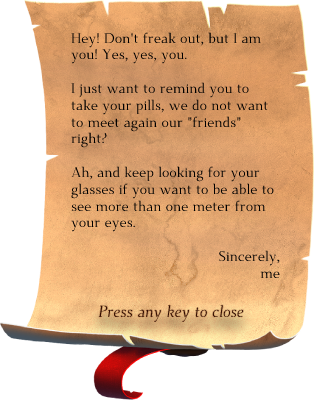
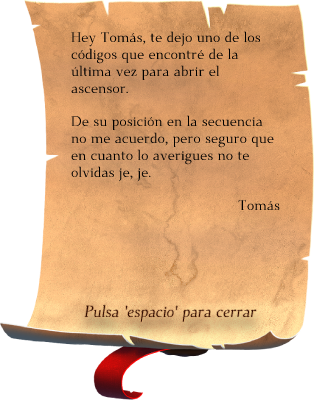
Layer changes from the first w=314, h=400 image to the second:
renamed "Hey! Don't freak out, but I am y" to "Hey Tomás, te dejo uno de los có", painted on it over [71, 31, 280, 278]
renamed "Press any key to close" to "Pulsa 'espacio' para cerrar", painted on it over [84, 305, 257, 322]
